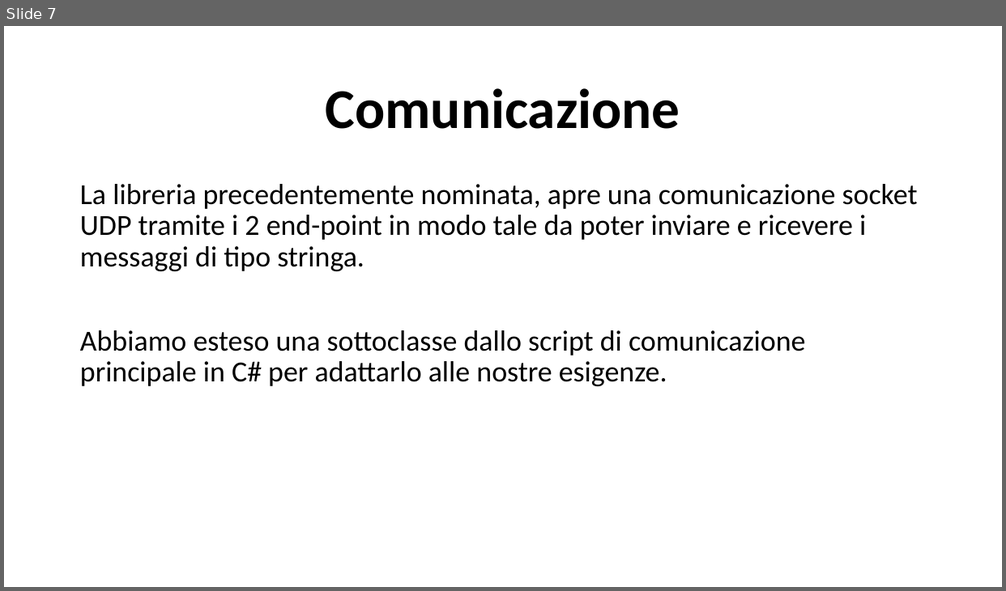
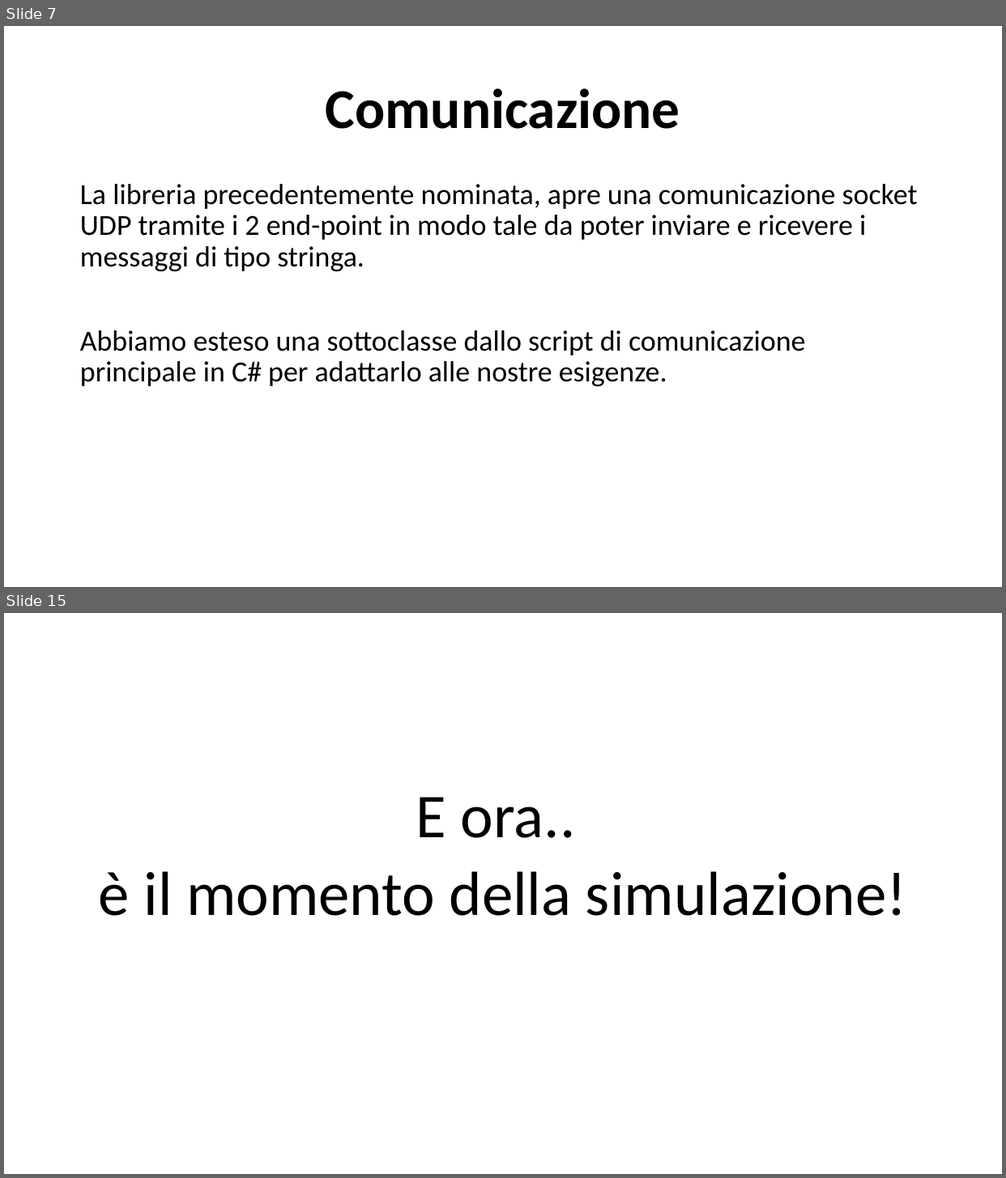
Before and after one commit to LorisNanni91/ProgettoRobotica, a slide deck: Presentazione progetto.pptx. Shown one above the other, each under a label of ours: slide 7 before the commit, slides 7 and 15 after it; the slides between them are not shown. The pictures are 1006x591 and 1006x1178 pixels, drawn with LibreOffice and Linux fonts; fonts in the diff are those of the drawing. Boxes give left, top, right and bottom in pixels: in the first picture for what was removed or moved away, otherwise in the second. Text is boxed around its words. In the diff, an @@ line names an element or a change of style, - is before the commit and + after.

```diff
--- a/Presentazione progetto.pptx
+++ b/Presentazione progetto.pptx
@@ slide 15 added at (x1=4, y1=613, x2=1002, y2=1174), background #FFFFFF @@
@@ text added at (x1=99, y1=797, x2=907, y2=916), 60 pt, text #000000 @@
+E ora..
+è il momento della simulazione!
```
Also in this commit, not shown: 11 slides changed, 14 other files.
